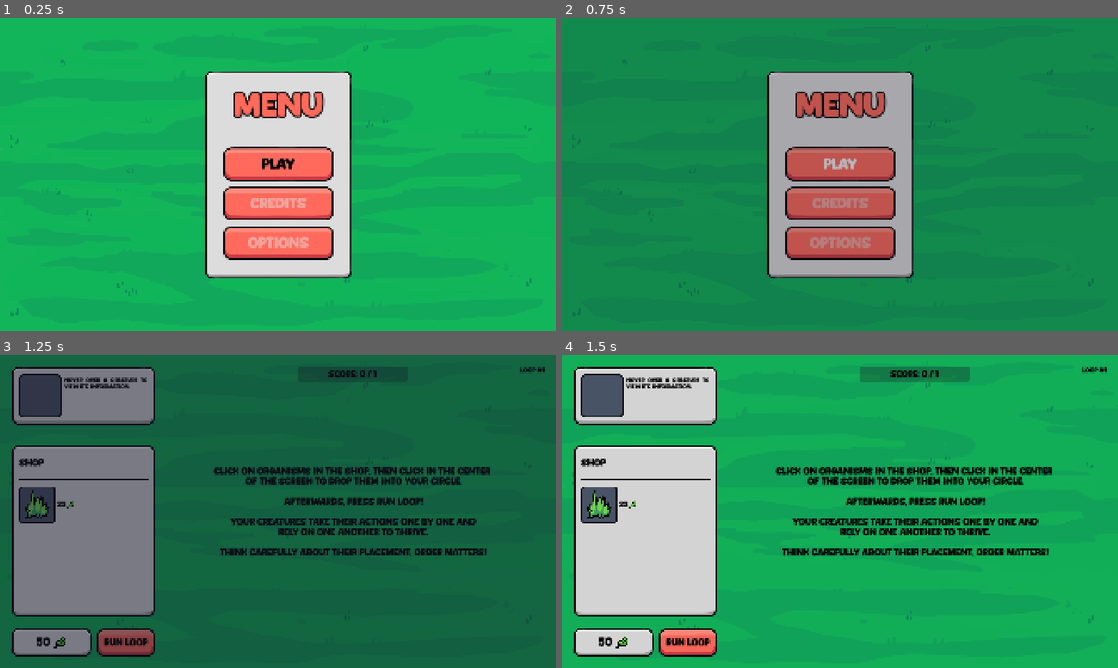
Above: before the commit, frames 1-4 (two rows, left to right).
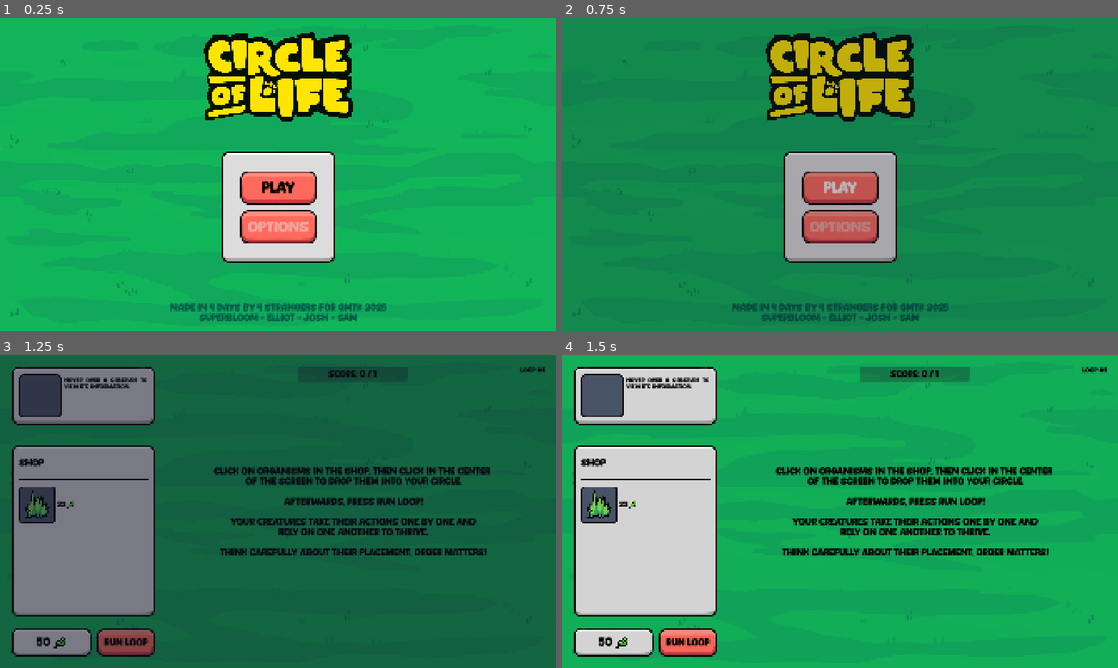
Above: after the commit, the same moments.

Repository: elliotfontaine/gmtk-2025-submission
Game: Godot game, scene res://scenes/main_menu.tscn
Two runs of this game, one before a commit and one after it. Both use one fixed random seed, a clock stepped at 60 frames per second and the inputs below. The engine's default icon, where the game draws it, is replaced by a stand-in: a white triangle on a blue panel in a dark square.
Inputs (mouse positions are in pixels of both pictures, inside the frame that each line leads up to):
- Up to frame 1 (0.25 s): no input
- Up to frame 2 (0.75 s): click "play" at 0.5 s
- Up to frame 3 (1.25 s): no input
- Up to frame 4 (1.5 s): tap Enter at 1.25 s; move the mouse to (962, 495) at 1.27 s; hold D from 1.28 s (still down); hold Shift from 1.28 s (still down); click (962, 495) at 1.42 s

The runs differ from the first frame. In frame 1, 21% of the frame differs, in the area x 30-70%, y 4-97%; in frame 2, 20%; in frame 3, nothing differs; in frame 4, nothing differs.

Commit message:
feat: proper title screen

Diff:
--- a/scenes/main_menu.tscn
+++ b/scenes/main_menu.tscn
@@ -1,10 +1,11 @@
-[gd_scene load_steps=6 format=3 uid="uid://cjpe1y1myvqbb"]
+[gd_scene load_steps=7 format=3 uid="uid://cjpe1y1myvqbb"]
 
 [ext_resource type="Script" uid="uid://b47tr3vo56q8q" path="res://scenes/main_menu.gd" id="1_ig7tw"]
 [ext_resource type="AudioStream" uid="uid://cbwlovwtan8pm" path="res://assets/audio/sfx/buttons/Accept.wav" id="2_ekxnf"]
-[ext_resource type="Script" path="res://audio/sound_button.gd" id="3_8ln24"]
+[ext_resource type="Script" uid="uid://csi3rjnr5grfn" path="res://audio/sound_button.gd" id="3_8ln24"]
 [ext_resource type="AudioStream" uid="uid://dm5knn6xtsp0n" path="res://assets/audio/sfx/buttons/Click.wav" id="4_rtw2f"]
 [ext_resource type="Texture2D" uid="uid://dr1cqjdwtdh76" path="res://assets/sprites/bg.png" id="5_8ln24"]
+[ext_resource type="Texture2D" uid="uid://cp6mom83ob31g" path="res://assets/sprites/ui/game_title.png" id="6_rtw2f"]
 
 [node name="MainMenu" type="Control"]
 layout_mode = 3
@@ -16,28 +17,73 @@
 script = ExtResource("1_ig7tw")
 metadata/_edit_lock_ = true
 
-[node name="PanelContainer" type="PanelContainer" parent="."]
+[node name="BgLayer" type="CanvasLayer" parent="."]
+layer = -10
+
+[node name="bg" type="TextureRect" parent="BgLayer"]
+anchors_preset = 15
+anchor_right = 1.0
+anchor_bottom = 1.0
+texture = ExtResource("5_8ln24")
+stretch_mode = 1
+metadata/_edit_use_anchors_ = true
+
+[node name="GameTitle" type="TextureRect" parent="."]
+layout_mode = 1
+anchors_preset = 5
+anchor_left = 0.5
+anchor_right = 0.5
+offset_left = -857.5
+offset_top = -312.0
+offset_right = 857.5
+offset_bottom = 716.0
+grow_horizontal = 2
+scale = Vector2(0.3, 0.3)
+pivot_offset = Vector2(857.5, 514)
+texture = ExtResource("6_rtw2f")
+
+[node name="Credits" type="Label" parent="."]
+layout_mode = 1
+anchors_preset = 7
+anchor_left = 0.5
+anchor_top = 1.0
+anchor_right = 0.5
+anchor_bottom = 1.0
+offset_left = -373.5
+offset_top = -96.0
+offset_right = 373.5
+offset_bottom = -31.0
+grow_horizontal = 2
+grow_vertical = 0
+theme_override_colors/font_color = Color(0, 0.364706, 0.27451, 1)
+text = "Made in 4 days by 4 strangers for gmtk 2025
+Superbloom - Elliot - Josh - Sam"
+horizontal_alignment = 1
+vertical_alignment = 1
+
+[node name="Menu" type="PanelContainer" parent="."]
 layout_mode = 1
 anchors_preset = 8
 anchor_left = 0.5
 anchor_top = 0.5
 anchor_right = 0.5
 anchor_bottom = 0.5
-offset_left = -254.5
-offset_top = -357.5
-offset_right = 254.5
-offset_bottom = 357.5
+offset_left = -195.0
+offset_top = -77.0
+offset_right = 195.0
+offset_bottom = 301.0
 grow_horizontal = 2
 grow_vertical = 2
 
-[node name="CenterContainer" type="MarginContainer" parent="PanelContainer"]
+[node name="CenterContainer" type="MarginContainer" parent="Menu"]
 layout_mode = 2
 metadata/_edit_use_anchors_ = true
 
-[node name="VBoxContainer" type="VBoxContainer" parent="PanelContainer/CenterContainer"]
+[node name="VBoxContainer" type="VBoxContainer" parent="Menu/CenterContainer"]
 layout_mode = 2
 
-[node name="Title" type="Label" parent="PanelContainer/CenterContainer/VBoxContainer"]
+[node name="Title" type="Label" parent="Menu/CenterContainer/VBoxContainer"]
+visible = false
 layout_mode = 2
 size_flags_vertical = 3
 theme_override_colors/font_color = Color(1, 0.415686, 0.356863, 1)
@@ -47,7 +93,7 @@
 text = "Menu"
 horizontal_alignment = 1
 
-[node name="ButtonPlay" type="Button" parent="PanelContainer/CenterContainer/VBoxContainer"]
+[node name="ButtonPlay" type="Button" parent="Menu/CenterContainer/VBoxContainer"]
 layout_mode = 2
 focus_mode = 0
 theme_override_font_sizes/font_size = 50
@@ -56,17 +102,7 @@
 click_sound = ExtResource("4_rtw2f")
 metadata/_edit_use_anchors_ = true
 
-[node name="ButtonPlay2" type="Button" parent="PanelContainer/CenterContainer/VBoxContainer"]
-layout_mode = 2
-focus_mode = 0
-theme_override_font_sizes/font_size = 50
-disabled = true
-text = "Credits"
-script = ExtResource("3_8ln24")
-click_sound = ExtResource("4_rtw2f")
-metadata/_edit_use_anchors_ = true
-
-[node name="ButtonPlay3" type="Button" parent="PanelContainer/CenterContainer/VBoxContainer"]
+[node name="ButtonPlay3" type="Button" parent="Menu/CenterContainer/VBoxContainer"]
 layout_mode = 2
 focus_mode = 0
 theme_override_font_sizes/font_size = 50
@@ -80,15 +116,4 @@
 stream = ExtResource("2_ekxnf")
 bus = &"SFX"
 
-[node name="BgLayer" type="CanvasLayer" parent="."]
-layer = -10
-
-[node name="bg" type="TextureRect" parent="BgLayer"]
-anchors_preset = 15
-anchor_right = 1.0
-anchor_bottom = 1.0
-texture = ExtResource("5_8ln24")
-stretch_mode = 1
-metadata/_edit_use_anchors_ = true
-
-[connection signal="pressed" from="PanelContainer/CenterContainer/VBoxContainer/ButtonPlay" to="." method="_on_button_play_pressed"]
+[connection signal="pressed" from="Menu/CenterContainer/VBoxContainer/ButtonPlay" to="." method="_on_button_play_pressed"]
Binary file added: assets/sprites/ui/game_title.png
Not shown, added: assets/sprites/ui/game_title.png.import
Not shown: 1 places in scenes/world.tscn that only renumber resources
